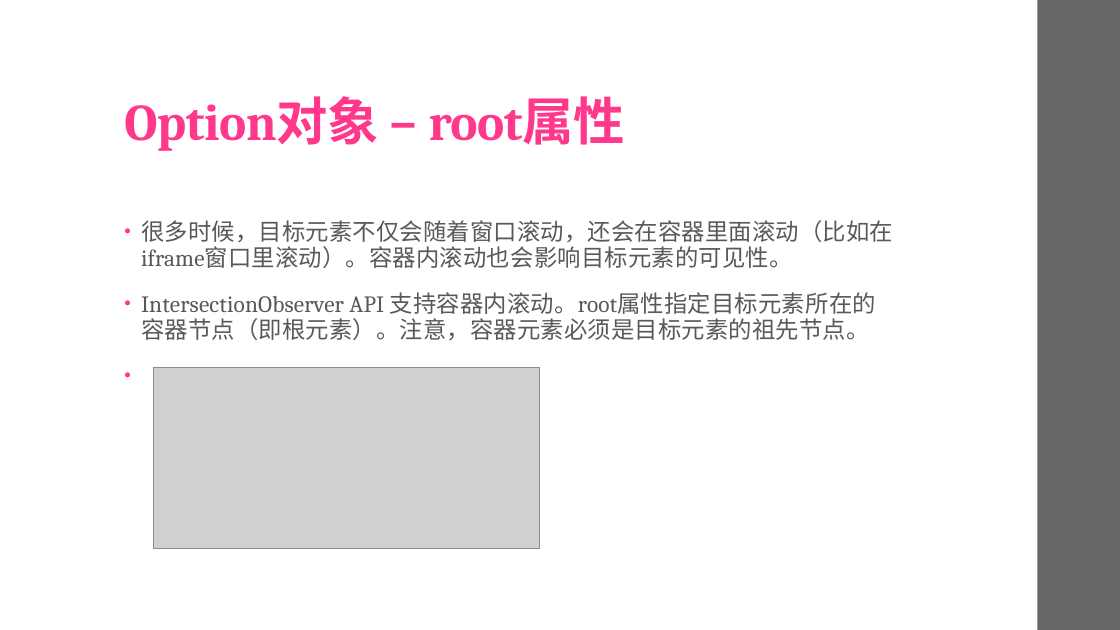
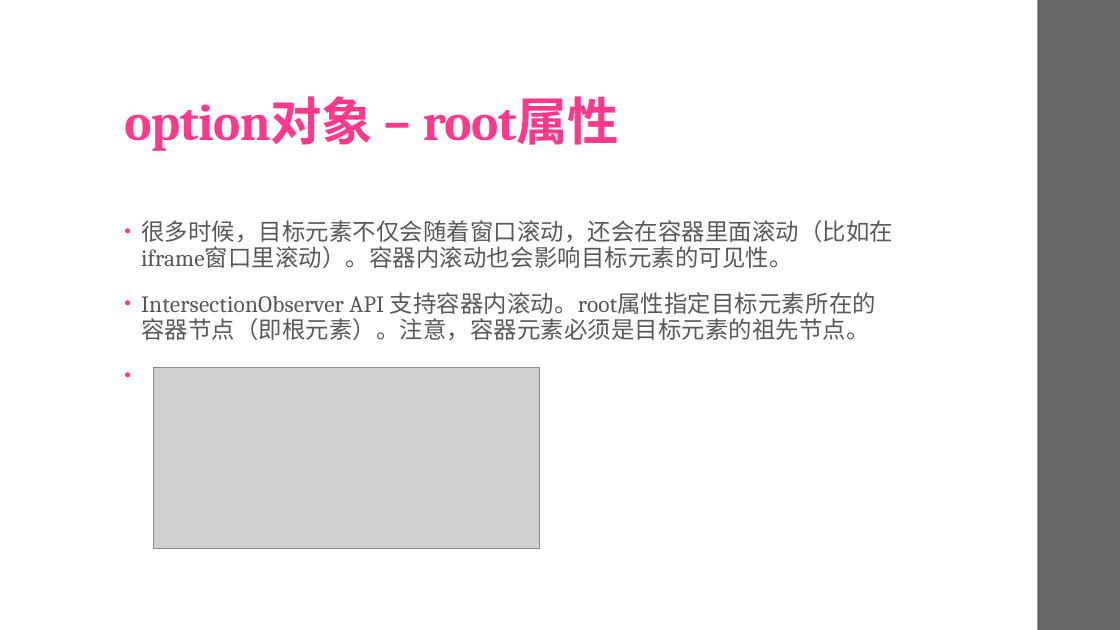
Before and after one commit to uaoin/IntersectionObserver-API, a slide deck: slide 13 of IntersectionObserver.pptx. Drawn at 1120x630 pixels with LibreOffice and Linux fonts; fonts in the diff are those of the drawing; grey boxes stand for pictures. Boxes give left, top, right and bottom in pixels: in the first picture for what was removed or moved away, otherwise in the second. Text is boxed around its words. In the diff, an @@ line names an element or a change of style, - is before the commit and + after.

```diff
--- a/IntersectionObserver.pptx
+++ b/IntersectionObserver.pptx
@@ title at (x1=124, y1=96, x2=619, y2=151): text changed @@
-Option对象 – root属性
+option对象 – root属性
```
Also in this commit, not shown: 10 other slides changed.
